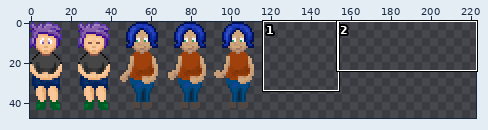
Sprite sheet -- src/track2/parkbench-sprites.png. Above: a wide view before the commit, with the close-up outlined.
Close-up. Earlier state:
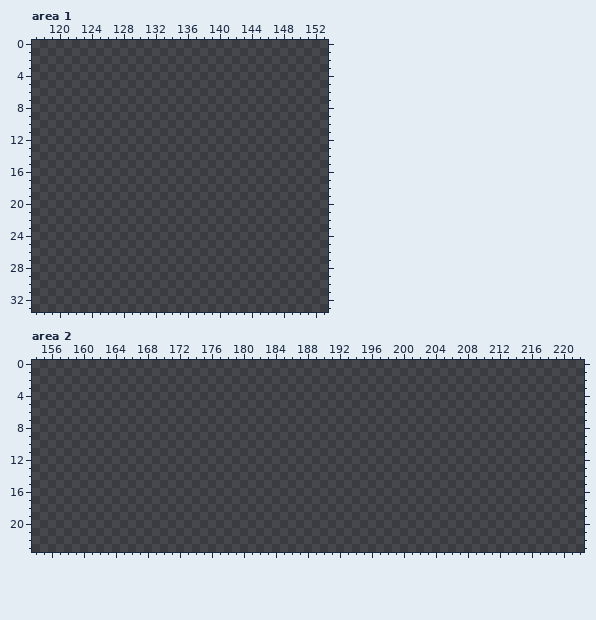
The file is 256x224 pixels. Colours within 5 levels of each other are drawn and written as one. Shown: area 1: x 117..153, y 0..33; area 2: x 154..222, y 0..23. The wide view leaves out empty margins.
Once edited:
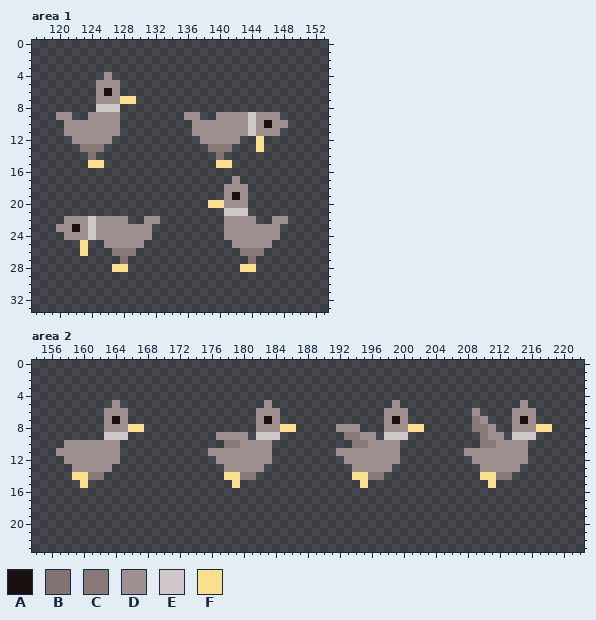
Palette (. is transparent): A #191010  B #827272  C #897a7a  D #9e9090  E #d0c8c8  F #fae08c
Changes in this commit:
--- area 1
@@ x 117..153 @@
  3 .....................................
- 4 .....................................
- 5 .....................................
- 6 .....................................
- 7 .....................................
- 8 .....................................
- 9 .....................................
-10 .....................................
-11 .....................................
-12 .....................................
-13 .....................................
-14 .....................................
-15 .....................................
+ 4 .........D...........................
+ 5 ........DDD..........................
+ 6 ........DAD..........................
+ 7 ........DDDFF........................
+ 8 ........EEE..........................
+ 9 ...DD..DDDD........DD..DDDDEDDD......
+10 ....DDDDDDD.........DDDDDDDEDADD.....
+11 ....DDDDDDD.........DDDDDDDEDDD......
+12 .....DDDDD...........DDDDD..F........
+13 ......CCC.............CCC...F........
+14 .......B...............B.............
+15 .......FF..............FF............
 16 .....................................
-17 .....................................
-18 .....................................
-19 .....................................
-20 .....................................
-21 .....................................
-22 .....................................
-23 .....................................
-24 .....................................
-25 .....................................
-26 .....................................
-27 .....................................
-28 .....................................
+17 .........................D...........
+18 ........................DDD..........
+19 ........................DAD..........
+20 ......................FFDDD..........
+21 ........................EEE..........
+22 ....DDDEDDDD..DD........DDDD..DD.....
+23 ...DDADEDDDDDDD.........DDDDDDD......
+24 ....DDDEDDDDDDD.........DDDDDDD......
+25 ......F..DDDDD...........DDDDD.......
+26 ......F...CCC.............CCC........
+27 ...........B...............B.........
+28 ..........FF..............FF.........
 29 .....................................
--- area 2
@@ x 154..222 @@
  4 .....................................................................
- 5 .....................................................................
- 6 .....................................................................
- 7 .....................................................................
- 8 .....................................................................
- 9 .....................................................................
-10 .....................................................................
-11 .....................................................................
-12 .....................................................................
-13 .....................................................................
-14 .....................................................................
-15 .....................................................................
+ 5 ..........D..................D...............D...............D.......
+ 6 .........DDD................DDD.............DDD........D....DDD......
+ 7 .........DAD................DAD.............DAD........CD...DAD......
+ 8 .........DDDFF..............DDDFF.....DDD...DDDFF......CCD..DDDFF....
+ 9 .........EEE...........DDDD.EEE........CCDD.EEE.........CDD.EEE......
+10 ....DDDDDDD.............CCDDDD..........CCDDDD..........CCDDDD.......
+11 ...DDDDDDDD...........DDDDDDDD........DDDDDDDD........DDDDDDDD.......
+12 ....DDDDDDD............DDDDDDD.........DDDDDDD.........DDDDDDD.......
+13 .....DDDDD..............DDDDD...........DDDDD...........DDDDD........
+14 .....FFCC...............FFCC............FFCC............FFCC.........
+15 ......F..................F...............F...............F...........
 16 .....................................................................
Changed places in both close-ups, as pixel boxes (x1, y1, x2, y2):
added: (56, 72, 136, 168)
added: (184, 112, 288, 272)
added: (56, 216, 160, 272)
added: (56, 400, 144, 488)
added: (208, 400, 296, 488)
added: (336, 400, 424, 488)
added: (464, 400, 552, 488)
